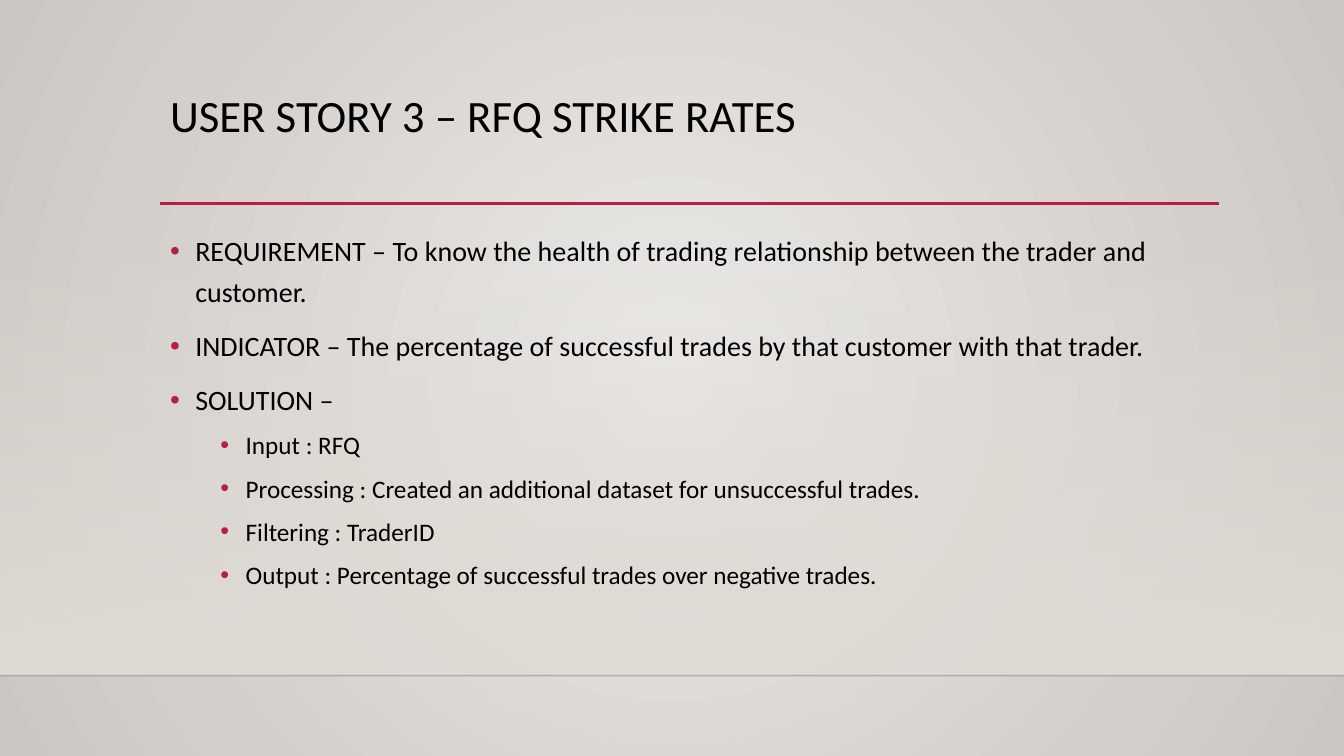
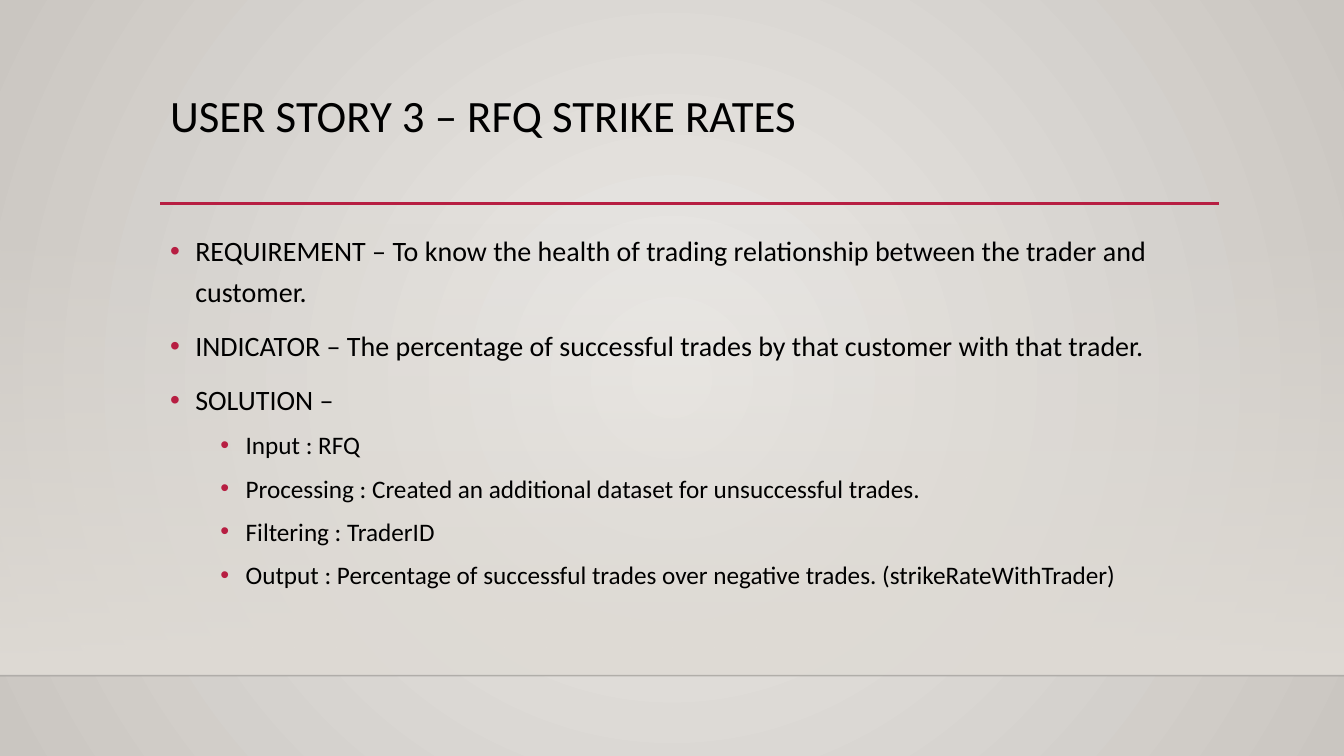
Before and after one commit to im-pratham/Stock-Trading-Platform, a slide deck: slide 12 of Presentation-Template.pptx. Drawn at 1344x756 pixels with LibreOffice and Linux fonts; fonts in the diff are those of the drawing; background and template pictures are left out. Boxes give left, top, right and bottom in pixels: in the first picture for what was removed or moved away, otherwise in the second. Text is boxed around its words. In the diff, an @@ line names an element or a change of style, - is before the commit and + after.

```diff
--- a/Presentation-Template.pptx
+++ b/Presentation-Template.pptx
@@ text at [246, 565, 1115, 589]: text changed @@
-  • Output : Percentage of successful trades over negative trades.
+  • Output : Percentage of successful trades over negative trades. (strikeRateWithTrader)
```
Also in this commit, not shown: 12 other slides changed, 1 slide added, 1 slide removed.
